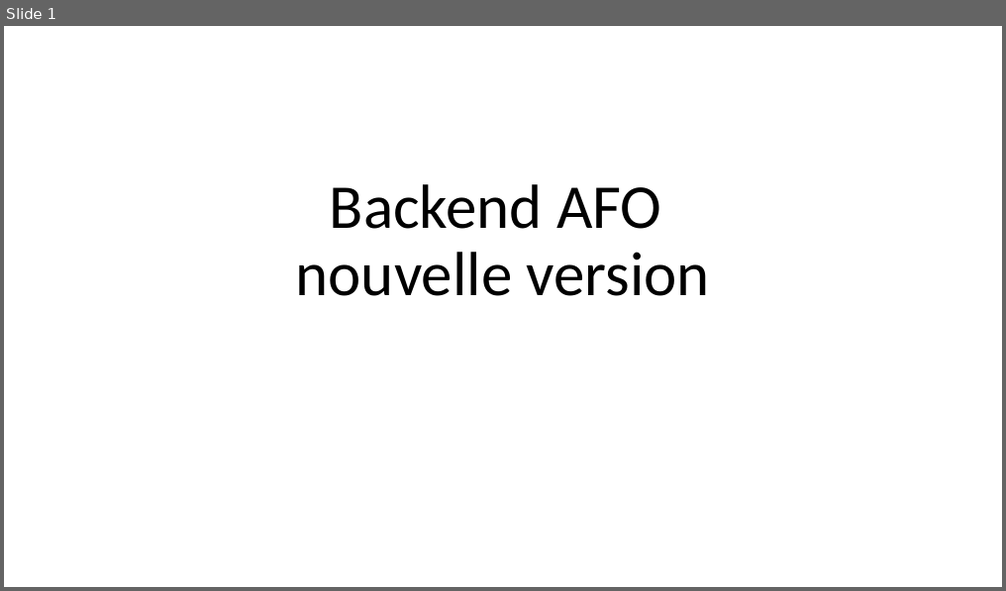
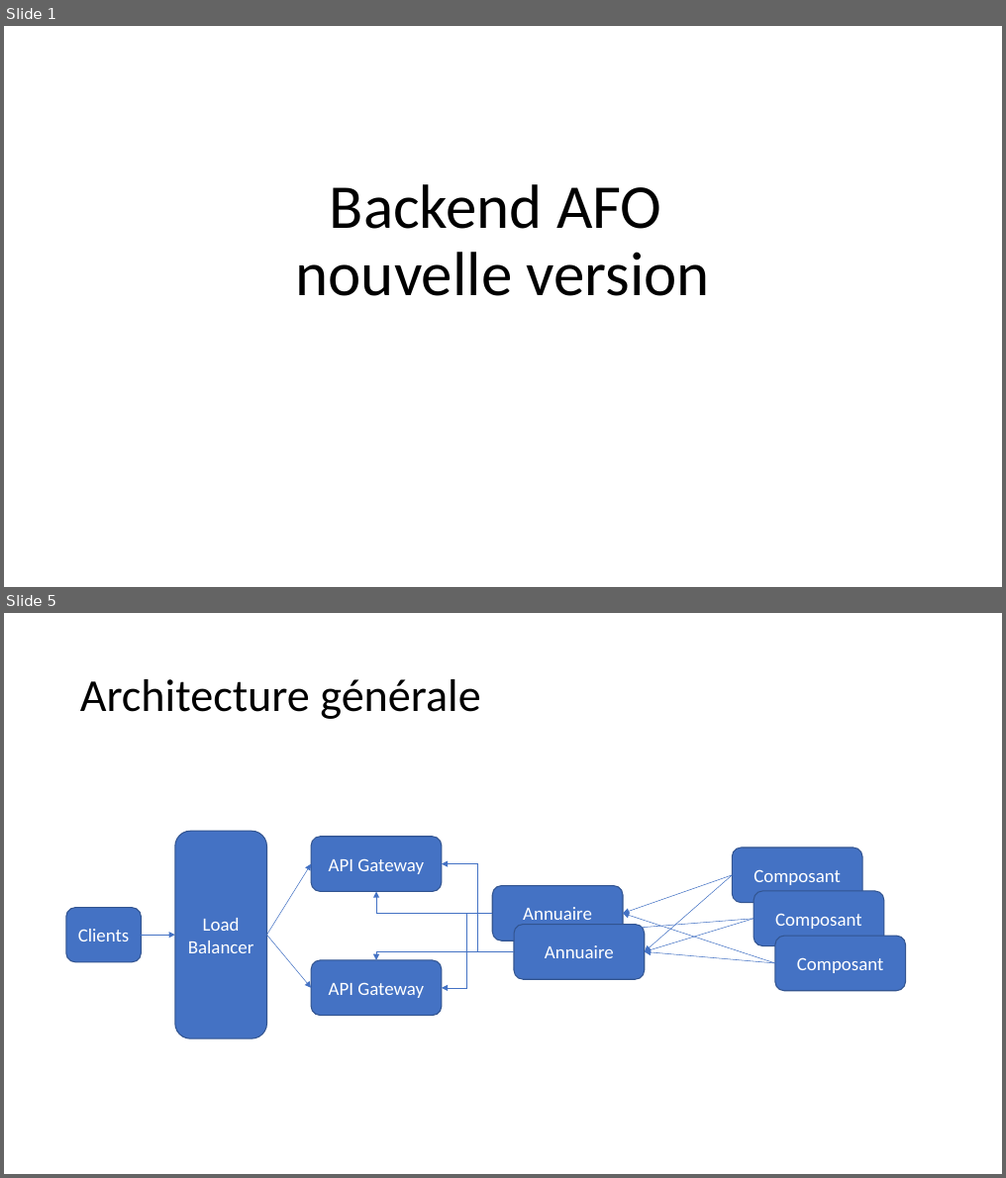
Before and after one commit to apulcino/MSAFO, a slide deck: maquette.pptx. Shown one above the other, each under a label of ours: slide 1 before the commit, slides 1 and 5 after it; the slides between them are not shown. The pictures are 1006x591 and 1006x1178 pixels, drawn with LibreOffice and Linux fonts; fonts in the diff are those of the drawing. Boxes give left, top, right and bottom in pixels: in the first picture for what was removed or moved away, otherwise in the second. Text is boxed around its words. In the diff, an @@ line names an element or a change of style, - is before the commit and + after.

```diff
--- a/maquette.pptx
+++ b/maquette.pptx
@@ slide 5 added at [4,613,1002,1174], background #FFFFFF @@
@@ title added at [80,679,480,719], 44 pt, text #000000 @@
+Architecture générale
@@ group added at [66,831,905,1039]: 9 rounded rectangles, 9 arrows, 4 elbow arrows @@
+Clients
+Load
+Balancer
+API Gateway
+API Gateway
+Annuaire
+Composant
+Composant
+Composant
+Annuaire
```
Also in this commit, not shown: 9 slides changed, 1 other slide added, 3 other files.
